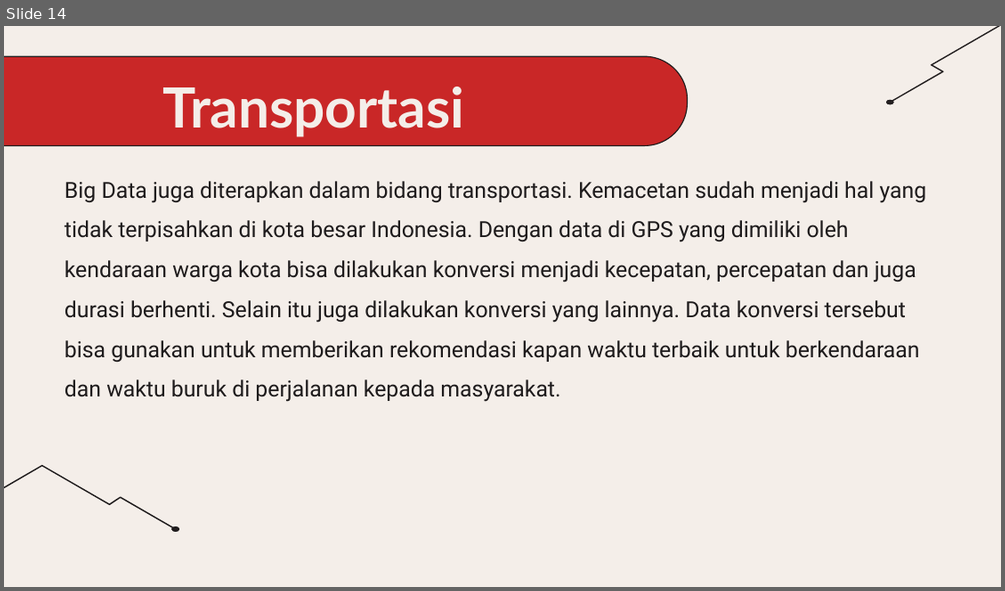
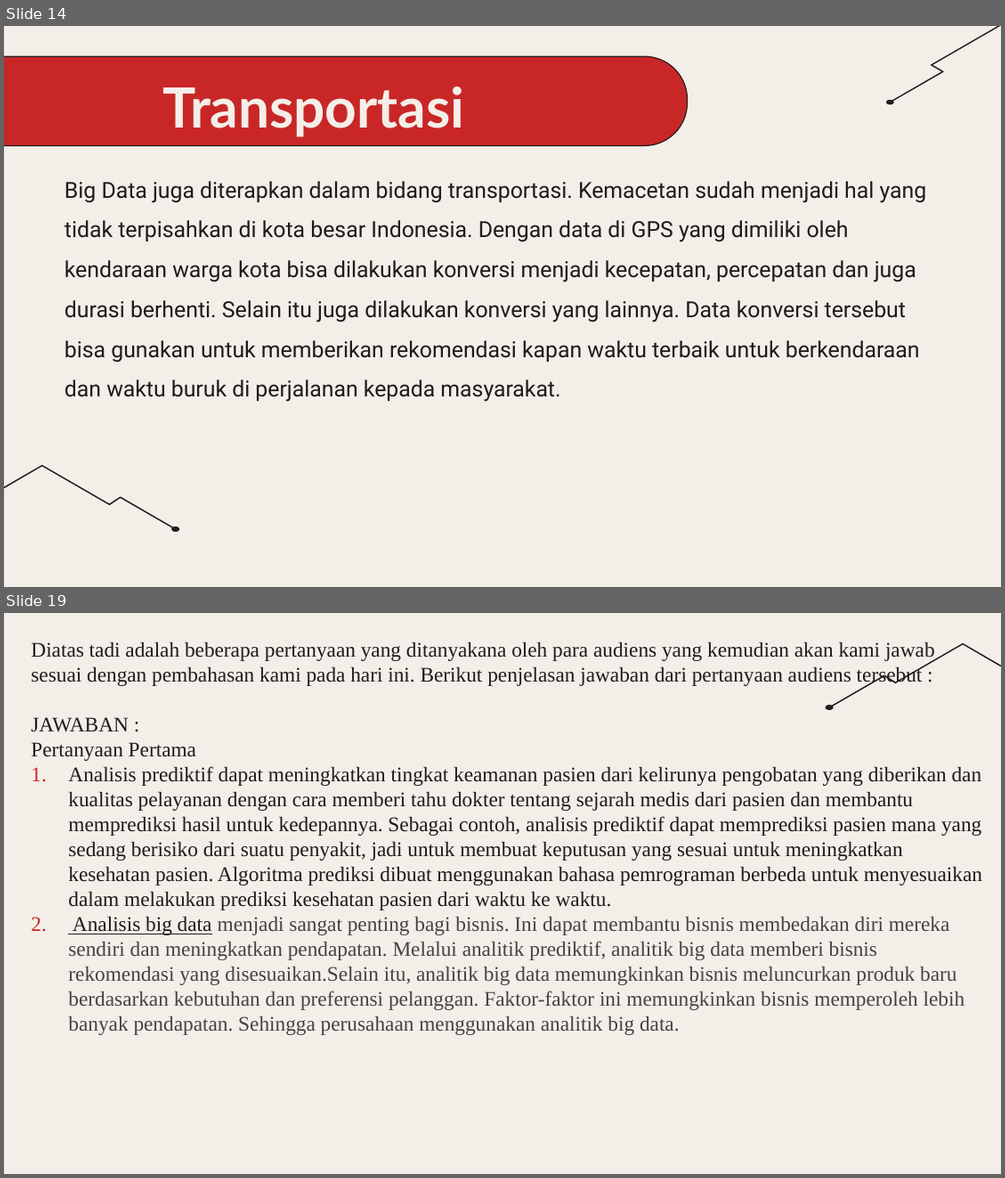
Before and after one commit to Muhammadiqbal0/pengantar-teknik-komputer, a slide deck: materi-5/Kelompok B-Big Data.pptx. Shown one above the other, each under a label of ours: slide 14 before the commit, slides 14 and 19 after it; the slides between them are not shown. The pictures are 1005x591 and 1005x1178 pixels, drawn with LibreOffice and Linux fonts; fonts in the diff are those of the drawing. Boxes give left, top, right and bottom in pixels: in the first picture for what was removed or moved away, otherwise in the second. Text is boxed around its words. In the diff, an @@ line names an element or a change of style, - is before the commit and + after.

Commit message:
izin kirim resume pertanyaan

```diff
--- a/materi-5/Kelompok B-Big Data.pptx
+++ b/materi-5/Kelompok B-Big Data.pptx
@@ slide 19 added at box(4, 613, 1001, 1174), background #F4EEE9 @@
@@ text added at box(31, 642, 982, 1010), 15 pt, text #1E1B1C @@
+Diatas tadi adalah beberapa pertanyaan yang ditanyakana oleh para audiens yang kemudian akan kami jawab sesuai dengan pembahasan kami pada hari ini. Berikut penjelasan jawaban dari pertanyaan audiens tersebut :
+JAWABAN :
+Pertanyaan Pertama
+1. Analisis prediktif dapat meningkatkan tingkat keamanan pasien dari kelirunya pengobatan yang diberikan dan kualitas pelayanan dengan cara memberi tahu dokter tentang sejarah medis dari pasien dan membantu memprediksi hasil untuk kedepannya. Sebagai contoh, analisis prediktif dapat memprediksi pasien mana yang sedang berisiko dari suatu penyakit, jadi untuk membuat keputusan yang sesuai untuk meningkatkan kesehatan pasien. Algoritma prediksi dibuat menggunakan bahasa pemrograman berbeda untuk menyesuaikan dalam melakukan prediksi kesehatan pasien dari waktu ke waktu.
+2. Analisis big data menjadi sangat penting bagi bisnis. Ini dapat membantu bisnis membedakan diri mereka sendiri dan meningkatkan pendapatan. Melalui analitik prediktif, analitik big data memberi bisnis rekomendasi yang disesuaikan.Selain itu, analitik big data memungkinkan bisnis meluncurkan produk baru berdasarkan kebutuhan dan preferensi pelanggan. Faktor-faktor ini memungkinkan bisnis memperoleh lebih banyak pendapatan. Sehingga perusahaan menggunakan analitik big data.
@@ freeform shape added at box(829, 644, 1001, 707), fill #F4EEE9, outline #1E1B1C 0.75 pt @@
@@ freeform shape added at box(825, 706, 833, 710), fill #231F20, outline #1E1B1C 0.75 pt @@
@@ freeform shape added at box(825, 706, 833, 710), fill #F4EEE9, outline #1E1B1C 0.75 pt @@
```
Also in this commit, not shown: 10 slides changed, 4 other slides added.
